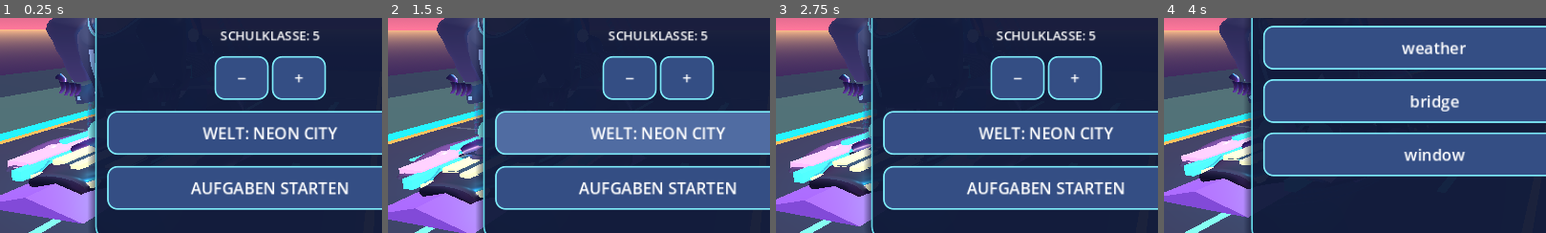
Above: before the commit, frames 1-4 (left to right).
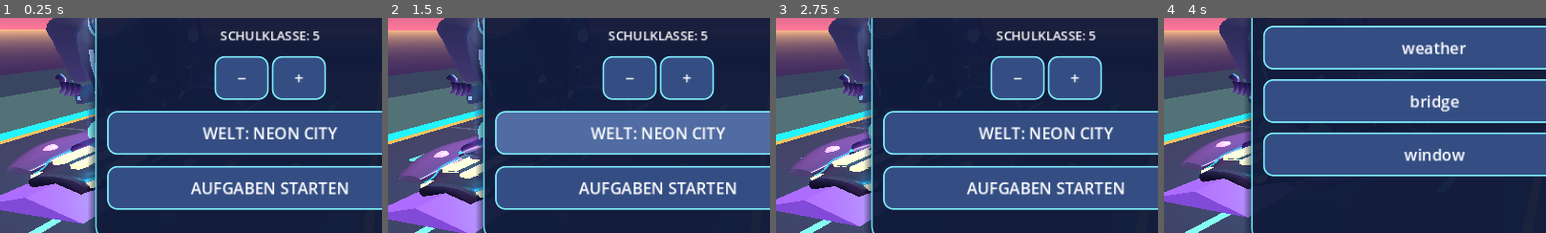
Above: after the commit, the same moments.

Repository: mtothek0703/learnquest-unity-web
Game: Godot game, scene res://main.tscn
Same seed, same stepped clock (60 frames per second), same inputs: the game is played once before the commit and once after it.
Inputs (mouse positions are % of the whole screen's width and height, from its top left):
- Up to frame 1 (0.25 s): no input
- Up to frame 2 (1.5 s): move the mouse to (72, 45) at 0.52 s; hold Right 0.53-1.25 s; hold Q 0.53-1.25 s; click (72, 45) at 0.67 s; tap Space at 0.77, 1.07 s; drag from (30, 55) to (45, 70) at 1.27 s
- Up to frame 3 (2.75 s): move the mouse to (60, 28) at 2.02 s; hold Right from 2.03 s (still down); hold R from 2.03 s (still down)
- Up to frame 4 (4 s): release Right at 2.75 s; release R at 2.75 s; drag from (45, 70) to (20, 35) at 2.77 s; move the mouse to (80, 65) at 3.52 s; hold Left from 3.53 s (still down); hold E from 3.53 s (still down); tap Space at 3.77 s
The pictures show only the part of the screen within x 15-65%, y 34-84%; the shares and areas given below are measured in that part.

The runs differ from the first frame. In frame 1, 1.6% of the frame differs, in the area x 2-24%, y 52-76%; in frame 2, 1.5%; in frame 3, 1.5%; in frame 4, 1.3%.

Commit message:
feat(godot): retire overlapping flat aerofoil prisms and straight side bars after new wing build

Diff:
--- a/godot/hover_hero.gd
+++ b/godot/hover_hero.gd
@@ -104,7 +104,9 @@
         old_flat_chassis.visible = false
         old_flat_grip.visible = false
     for side in [-1.0, 1.0]:
-        box(board, Vector3(side * 0.72, 0.33, 0), Vector3(0.14, 0.12, 2.42), cyan, true)
+        var old_straight_rail := box(board, Vector3(side * 0.72, 0.33, 0), Vector3(0.14, 0.12, 2.42), cyan, true)
+        if bool(sculpted_board.get("built")):
+            old_straight_rail.visible = false
         box(board, Vector3(side * 0.51, 0.18, 1.0), Vector3(0.30, 0.2, 0.28), bright, true)
         var flame := ball(board, Vector3(side * 0.51, 0.18, 1.28), Vector3(0.17, 0.17, 0.5), cyan, true)
         flames.append(flame)
@@ -126,11 +128,15 @@
         wing.size = Vector3(0.76, 0.14, 1.45)
         var wing_mesh := piece(board, wing, Vector3(side * 0.98, 0.27, 0.19), Vector3.ONE, suit)
         wing_mesh.rotation_degrees.y = side * 14.0
+        if bool(sculpted_board.get("built")):
+            wing_mesh.visible = false
         var fin := PrismMesh.new()
         fin.size = Vector3(0.18, 0.63, 0.81)
         var stabilizer := piece(board, fin, Vector3(side * 0.87, 0.56, 1.03), Vector3.ONE, navy)
         stabilizer.rotation_degrees.z = side * 15.0
-        box(board, Vector3(side * 1.01, 0.43, 0.28), Vector3(0.11, 0.06, 1.02), cyan, true)
+        var old_wing_light := box(board, Vector3(side * 1.01, 0.43, 0.28), Vector3(0.11, 0.06, 1.02), cyan, true)
+        if bool(sculpted_board.get("built")):
+            old_wing_light.visible = false
         ball(board, Vector3(side * 1.05, 0.38, -0.40), Vector3(0.15, 0.12, 0.22), bright, true)
     box(board, Vector3(0, 0.46, -0.30), Vector3(0.12, 0.07, 1.6), yellow, true)
 
@@ -153,7 +159,9 @@
     prow.rotation_degrees.y = 180
     for side in [-1.0, 1.0]:
         thruster(board, Vector3(side * 0.48, 0.17, 1.18), 0.27, navy)
-        box(board, Vector3(side * 0.92, 0.37, -0.35), Vector3(0.35, 0.08, 1.30), bright, true)
+        var old_outer_panel := box(board, Vector3(side * 0.92, 0.37, -0.35), Vector3(0.35, 0.08, 1.30), bright, true)
+        if bool(sculpted_board.get("built")):
+            old_outer_panel.visible = false
         ball(board, Vector3(side * 0.48, 0.17, 1.62), Vector3(0.20, 0.22, 0.34), cyan, true)
         box(board, Vector3(side * 0.37, 0.43, -0.28), Vector3(0.21, 0.06, 1.32), yellow, true)
 
